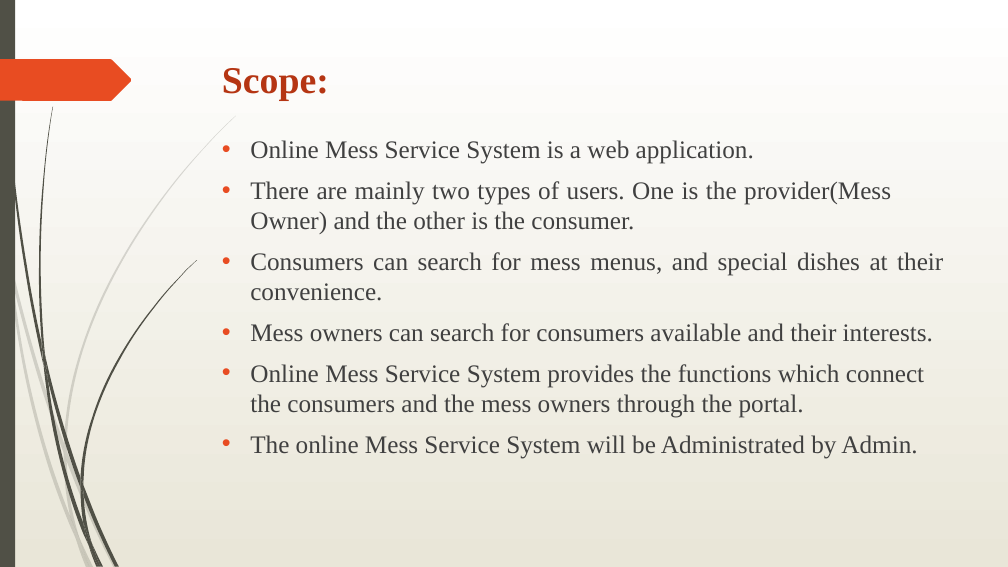
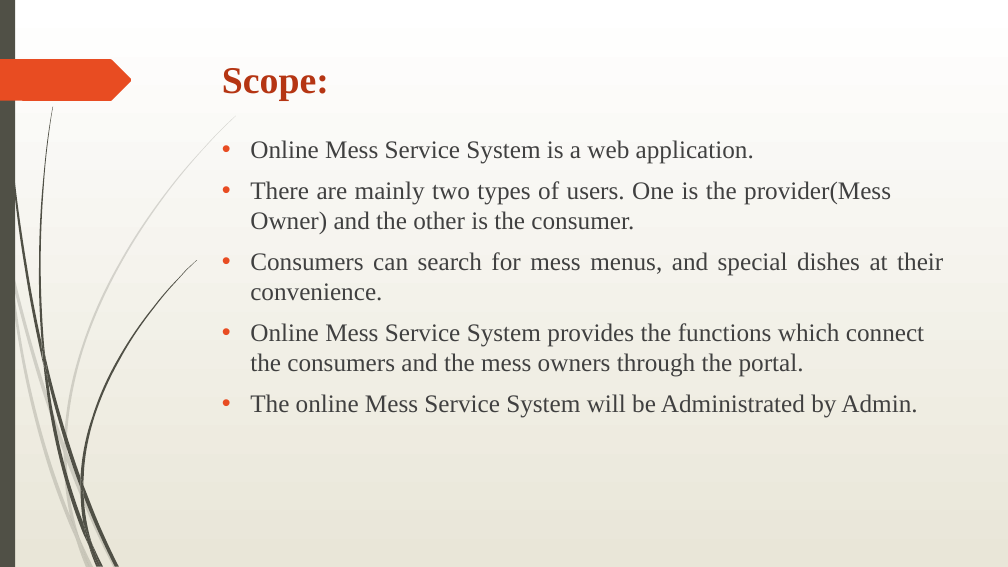
Before and after one commit to RamManjare/Project_G_83, a slide deck: slide 4 of document/Food-Home.pptx. Drawn at 1008x567 pixels with LibreOffice and Linux fonts; fonts in the diff are those of the drawing. Boxes give left, top, right and bottom in pixels: in the first picture for what was removed or moved away, otherwise in the second. Text is boxed around its words. In the diff, an @@ line names an element or a change of style, - is before the commit and + after.

```diff
--- a/document/Food-Home.pptx
+++ b/document/Food-Home.pptx
@@ text at [250,323,933,342]: paragraph removed @@
-• Mess owners can search for consumers available and their interests.
```
Also in this commit, not shown: 1 other slide changed, 4 other files.
